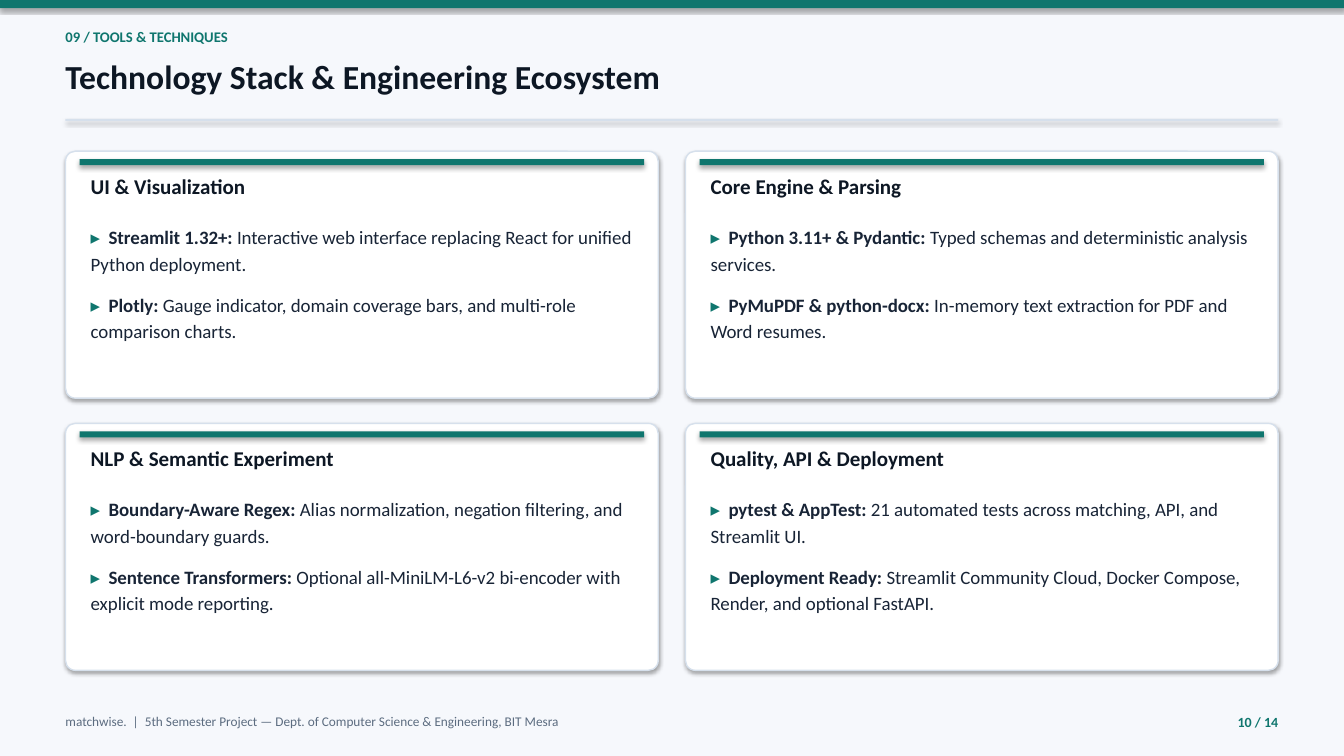
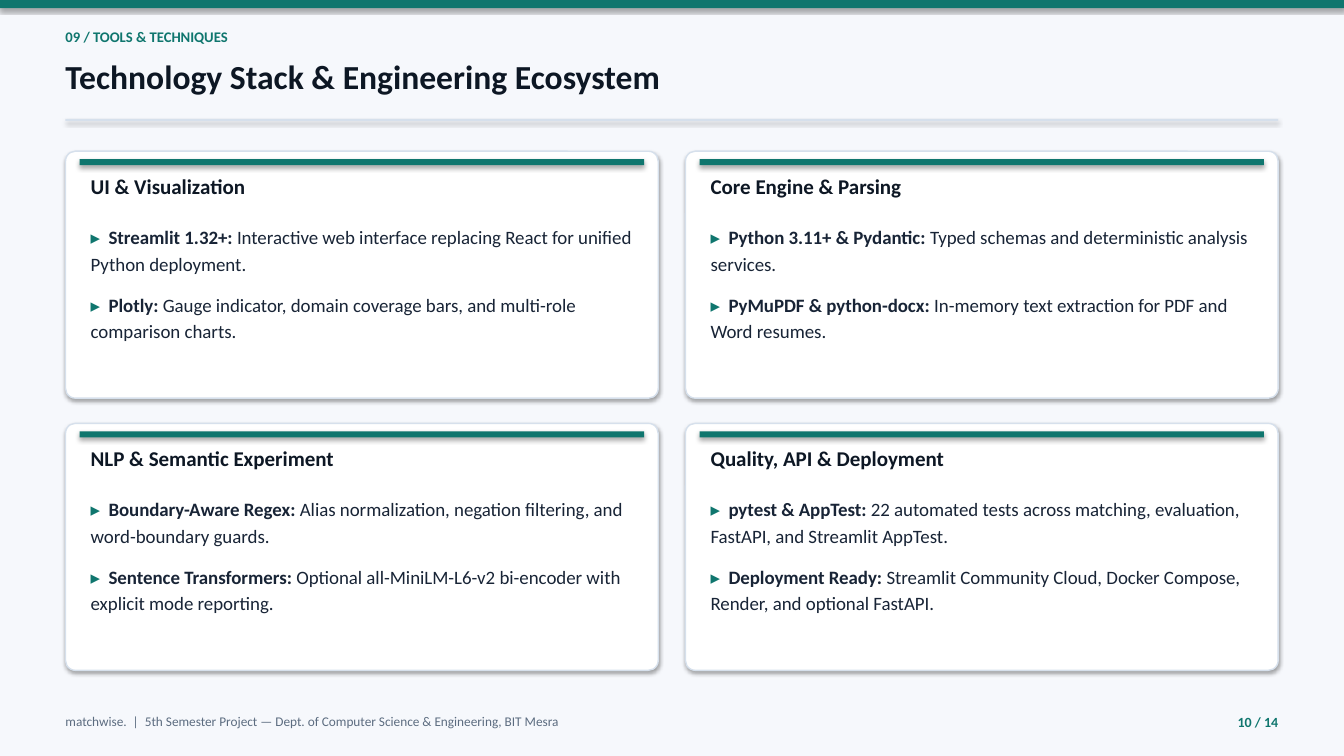
Before and after one commit to playlikeboy/resume-job-matching-skill-gap-analyzer, a slide deck: slide 10 of docs/Matchwise_5th_Sem_Presentation.pptx. Drawn at 1344x756 pixels with LibreOffice and Linux fonts; fonts in the diff are those of the drawing. Boxes give left, top, right and bottom in pixels: in the first picture for what was removed or moved away, otherwise in the second. Text is boxed around its words. In the diff, an @@ line names an element or a change of style, - is before the commit and + after.

Commit message:
Update 5th-sem PPT slides with current app, 7 resumes, and 22 tests

```diff
--- a/docs/Matchwise_5th_Sem_Presentation.pptx
+++ b/docs/Matchwise_5th_Sem_Presentation.pptx
@@ text at <box>711,503,1239,546</box>: text changed @@
-▸ pytest & AppTest: 21 automated tests across matching, API, and Streamlit UI.
+▸ pytest & AppTest: 22 automated tests across matching, evaluation, FastAPI, and Streamlit AppTest.
```
Also in this commit, not shown: 3 other slides changed.
